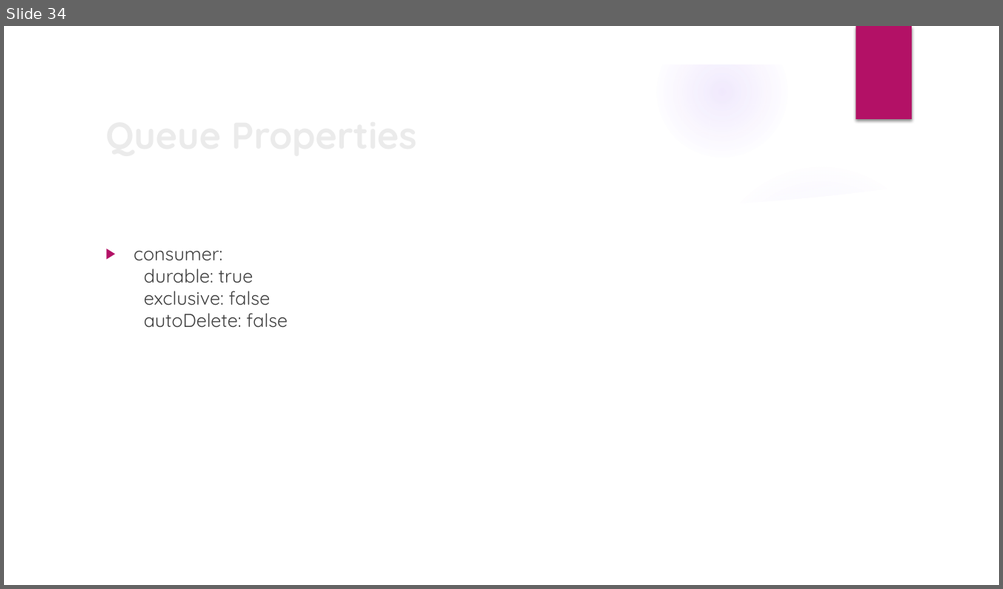
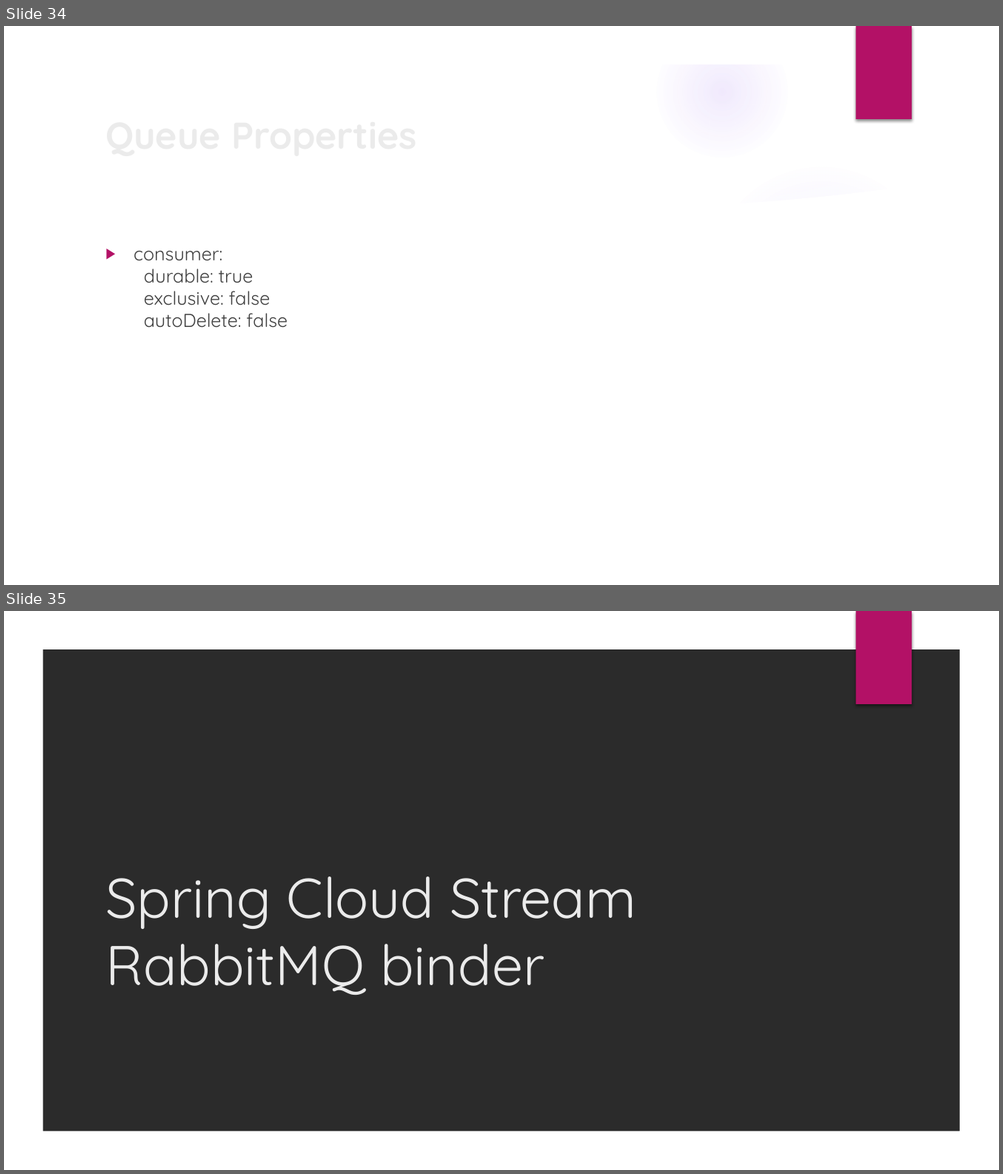
Before and after one commit to anjumunoth/ness-spring-integration, a slide deck: Spring Cloud Stream.pptx. Shown one above the other, each under a label of ours: slide 34 before the commit, slides 34 and 35 after it. The pictures are 1003x589 and 1003x1174 pixels, drawn with LibreOffice and Linux fonts; fonts in the diff are those of the drawing; background and template pictures are left out; a plain dark background stands for a picture behind light text. Boxes give left, top, right and bottom in pixels: in the first picture for what was removed or moved away, otherwise in the second. Text is boxed around its words. In the diff, an @@ line names an element or a change of style, - is before the commit and + after.

```diff
--- a/Spring Cloud Stream.pptx
+++ b/Spring Cloud Stream.pptx
@@ slide 35 added at (4, 611, 999, 1170), background picture (left out); not listed: 2 template elements that a slide beside it also shows @@
@@ title added at (105, 877, 636, 995), 54 pt, text #EBEBEB @@
+Spring Cloud Stream RabbitMQ binder
```
Also in this commit, not shown: 49 other slides added, 2 other files.
